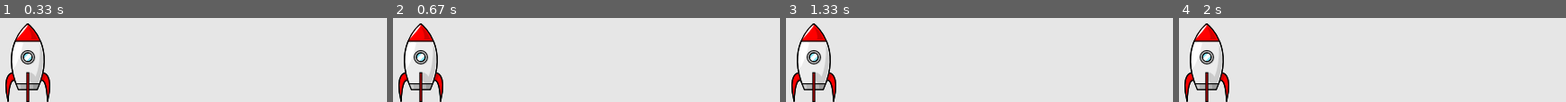
Above: before the commit, frames 1-4 (left to right).
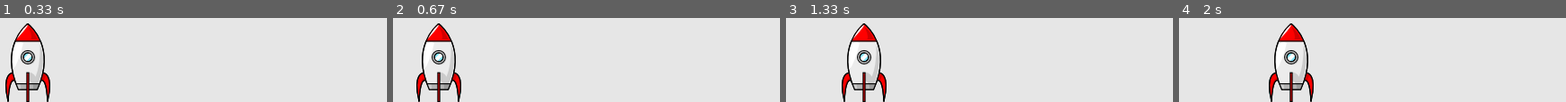
Above: after the commit, the same moments.

Repository: f-vdb/2D-SpaceFlight-pygame
Game: pygame game, started from spaceFlight.py
Same seed, same stepped clock (60 frames per second), same inputs: the game is played once before the commit and once after it.
Inputs:
- Up to frame 1 (0.33 s): no input
- Up to frame 2 (0.67 s): hold Right from 0.33 s (still down)
- Up to frame 3 (1.33 s): release Right at 0.8 s; hold Right 0.83-1.3 s
- Up to frame 4 (2 s): hold Right 1.33-1.97 s

Frame 1 is identical in both runs. In frame 2, 7.2% of the frame differs, in the area x 1-18%, y 6-100%; in frame 3, 8.9%, in the area x 1-26%, y 6-100%; in frame 4, 8.9%.

Commit message:
- das Raumschiff kann nach rechts fliegen - das Spiel kann mit den Tasten q und ESC beendet werden

Diff:
--- a/gameFunctions.py
+++ b/gameFunctions.py
@@ -1,12 +1,20 @@
 import sys
-
 import pygame
 
-def checkEvents():
+def checkEvents(myShip):
     """Respond to keypress and mouse events."""
     for event in pygame.event.get():
         if event.type == pygame.QUIT:
             sys.exit()
+        elif event.type == pygame.KEYDOWN:
+            if event.key == pygame.K_q or event.key == pygame.K_ESCAPE:
+                sys.exit()
+            elif event.key == pygame.K_RIGHT:
+                myShip.movingRight = True
+
+        elif event.type == pygame.KEYUP:
+            if event.key == pygame.K_RIGHT:
+                myShip.movingRight = False
 
 def updateScreen(mySettings, screen, ship):
     """Update images on the screen and flip to the new screen."""
--- a/ship.py
+++ b/ship.py
@@ -13,7 +13,14 @@
         self.rect.centerx = self.screen_rect.centerx
         self.rect.bottom = self.screen_rect.bottom
 
+        self.movingRight = False
+
     # Methode der Klassen Ship:
+    def update(self):
+        if self.movingRight == True:
+            self.rect.centerx += 1
+
+
     def blitme(self):
         """ Zeichne das Raumschiff.
             blit: zeichnet ein Image auf das andere. """
--- a/spaceFlight.py
+++ b/spaceFlight.py
@@ -18,9 +18,8 @@
 
     # Starte die Hauptschleife des Spiels.
     while True:
-        gf.checkEvents()
+        gf.checkEvents(myShip)
+        myShip.update()
         gf.updateScreen(mySettings, screen, myShip)
 
-
-
 run_game()
